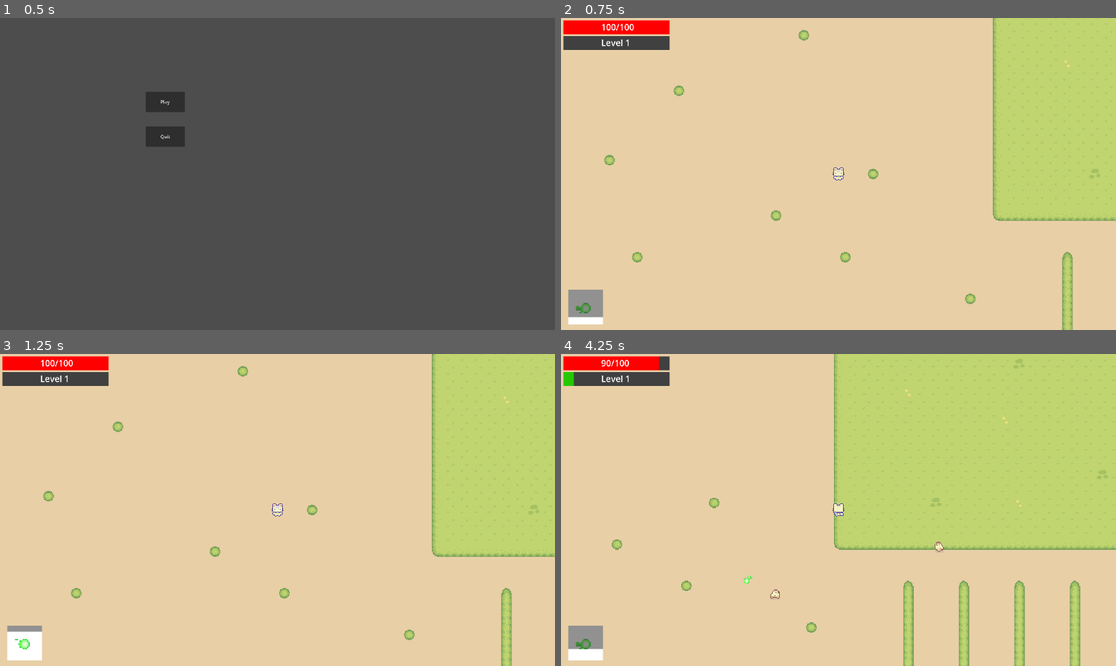
Above: before the commit, frames 1-4 (two rows, left to right).
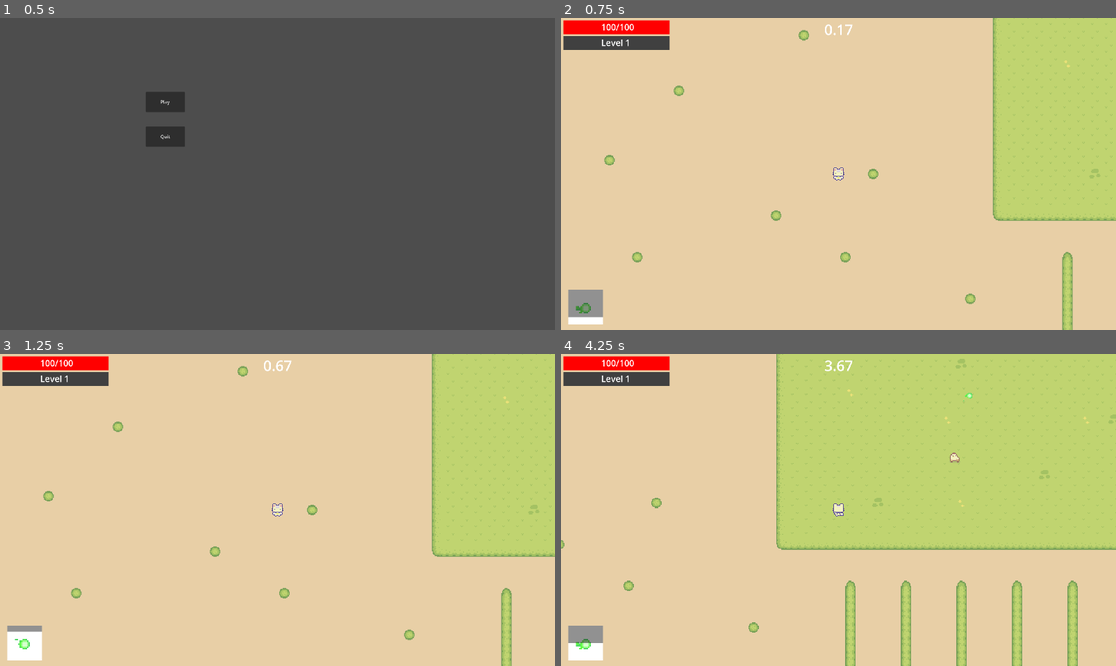
Above: after the commit, the same moments.

Repository: Aobies59/farm-survivors
Game: Godot game, scene res://scenes/main.tscn
Two runs of this game, one before a commit and one after it. Both use one fixed random seed, a clock stepped at 60 frames per second and the inputs below.
Inputs:
- Up to frame 1 (0.5 s): no input
- Up to frame 2 (0.75 s): click "Play" at 0.5 s
- Up to frame 3 (1.25 s): no input
- Up to frame 4 (4.25 s): hold Right (Move Right) 1.28-2.03 s; hold Down (Move Down) 2.03-2.78 s; hold Right (Move Right) 2.78-3.53 s; hold Up (Move Up) from 3.53 s (still down)

Frame 1 is identical in both runs. In frame 2, less than 0.1% of the frame differs, in the area x 47-53%, y 2-6%; in frame 3, less than 0.1%; in frame 4, 11%, in the area x 0-100%, y 0-100%.

Commit message:
fixed mob spawning

Diff:
--- a/characters/player.tscn
+++ b/characters/player.tscn
@@ -552,8 +552,10 @@
 [sub_resource type="RectangleShape2D" id="RectangleShape2D_qufdk"]
 size = Vector2(23, 23)
 
+[sub_resource type="RectangleShape2D" id="RectangleShape2D_uxude"]
+size = Vector2(640, 360)
+
 [node name="Player" type="CharacterBody2D"]
-position = Vector2(293, 170)
 script = ExtResource("1_cv2j1")
 
 [node name="CollisionShape2D" type="CollisionShape2D" parent="."]
@@ -582,5 +584,10 @@
 [node name="CollisionShape2D" type="CollisionShape2D" parent="HurtArea"]
 shape = SubResource("RectangleShape2D_qufdk")
 
+[node name="Viewport" type="Area2D" parent="."]
+
+[node name="CollisionShape2D" type="CollisionShape2D" parent="Viewport"]
+shape = SubResource("RectangleShape2D_uxude")
+
 [connection signal="area_entered" from="HurtArea" to="." method="_on_hurt_area_area_entered"]
 [connection signal="body_entered" from="HurtArea" to="." method="_on_hurt_area_body_entered"]
--- a/project.godot
+++ b/project.godot
@@ -10,7 +10,7 @@
 
 [application]
 
-config/name="Vampire Survivors Like"
+config/name="Farm Survivors"
 run/main_scene="res://scenes/main.tscn"
 config/features=PackedStringArray("4.3", "Forward Plus")
 config/icon="res://icon.svg"
--- a/scenes/world.tscn
+++ b/scenes/world.tscn
@@ -172,10 +172,33 @@
 "speed": 5.0
 }]
 
+[sub_resource type="GDScript" id="GDScript_87jqc"]
+resource_name = "time"
+script/source = "extends Node2D
+
+var time = 0.0
+
+var previousTextLength = 0
+
+func roundToDecimal(num, digit):
+	return round(num * pow(10.0, digit)) / pow(10.0, digit)
+
+func _process(delta: float) -> void:
+	time += delta
+	$Label.text = \"%.2f\" % time
+	$Label.position.x = 1920.0/2.0 - $Label.size.x/2.0
+"
+
+[sub_resource type="LabelSettings" id="LabelSettings_mvf48"]
+font_size = 50
+
 [node name="World" type="Node2D"]
 script = ExtResource("1_vmkrc")
 
 [node name="Background" parent="." instance=ExtResource("1_p234c")]
+
+[node name="Node2D" type="Node2D" parent="."]
+position = Vector2(841, 508)
 
 [node name="Player" parent="." instance=ExtResource("1_16p6v")]
 position = Vector2(768, 328)
@@ -325,5 +348,16 @@
 offset_bottom = 1061.0
 color = Color(0.101868, 0.101868, 0.101868, 0.478431)
 
+[node name="Time" type="Node2D" parent="UI"]
+script = SubResource("GDScript_87jqc")
+
+[node name="Label" type="Label" parent="UI/Time"]
+offset_left = 911.0
+offset_top = 5.0
+offset_right = 940.0
+offset_bottom = 74.0
+text = "0"
+label_settings = SubResource("LabelSettings_mvf48")
+
 [connection signal="pressed" from="PauseMenu/Continue" to="PauseMenu" method="_on_continue_pressed"]
 [connection signal="pressed" from="PauseMenu/Quit" to="PauseMenu" method="_on_quit_pressed"]
--- a/scripts/world.gd
+++ b/scripts/world.gd
@@ -6,7 +6,7 @@
 var chickenScene = preload("res://characters/chicken.tscn")
 var rng
 const X_RANGE = Vector2(16, 1456)
-const Y_RANGE = Vector2(16, 656)
+const Y_RANGE = Vector2(12, 656)
 
 const INCREASE_DIFICULTY_INTERVAL = 10
 var timeSinceIncreasedDificulty = 0.0
@@ -22,33 +22,49 @@
 
 @export var paused = false
 
+var player
+var camera: Camera2D
+var testArea: Area2D
+
 func _ready() -> void:
+	player = get_node("Player")
+	camera = player.get_node("Camera2D")
 	randomize()
 
-func spawnMob(mobName):
-	var testArea = Area2D.new()
+	testArea = Area2D.new()
 	var collisionShape = CircleShape2D.new()
-	collisionShape.radius = 100
+	collisionShape.radius = 15
 	var collision = CollisionShape2D.new()
 	collision.shape = collisionShape
 	testArea.add_child(collision)
 	self.add_child(testArea)
 
-	var xCoordinate
-	var yCoordinate
+func spawnMob(mobName):
+	var viewportSize = Vector2(get_viewport_rect().size)
+	var cameraZoom = Vector2(camera.zoom)
+	var cameraRect = Rect2(
+		camera.global_position - (viewportSize / 2 * cameraZoom),
+		viewportSize * cameraZoom
+	)
+	var smallXRange = range(X_RANGE[0], player.position.x - 960/camera.zoom.x)
+	var bigXRange = range(player.position.x + 960/camera.zoom.x, X_RANGE[1])
+	var smallYRange = range(Y_RANGE[0], player.position.y - 540/camera.zoom.y)
+	var bigYRange = range(player.position.y + 540/camera.zoom.y, Y_RANGE[1])
 
-	xCoordinate = randf_range(X_RANGE[0], X_RANGE[1])
-	yCoordinate = randf_range(Y_RANGE[0], Y_RANGE[1])
-	testArea.position = Vector2(xCoordinate, yCoordinate)
-	if len(testArea.get_overlapping_areas()) > 0 or len(testArea.get_overlapping_bodies()) > 0:
+	var xRange = smallXRange + bigXRange
+	var yRange = smallYRange + bigYRange
+
+	var enemyPosition = Vector2(
+		xRange[randi() % xRange.size()],
+		yRange[randi() % yRange.size()],
+	)
+	testArea.position = enemyPosition
+	if testArea.has_overlapping_areas() or testArea.has_overlapping_bodies():
 		mobDeltas[mobName] = Global.spawnRates[mobName]
-		return
-
-	testArea.queue_free()
-
-	var mob = mobScenes[mobName].instantiate()
-	$Mobs.add_child(mob)
-	mob.position = Vector2(xCoordinate, yCoordinate)
+	else:
+		var mob = mobScenes[mobName].instantiate()
+		$Mobs.add_child(mob)
+		mob.position = enemyPosition
 
 
 func _process(delta: float) -> void:
Not shown: 1 places in characters/player.tscn that only renumber resources
Not shown: 1 places in scenes/world.tscn that only renumber resources
